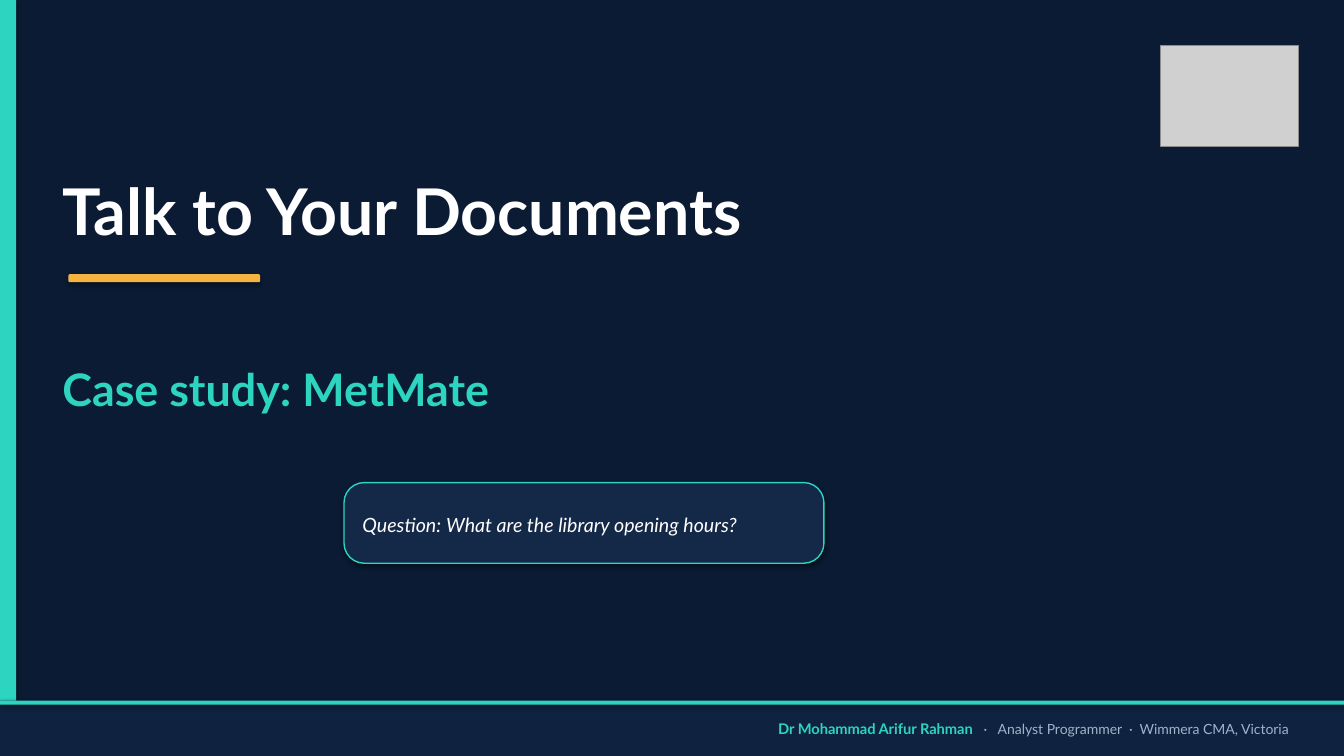
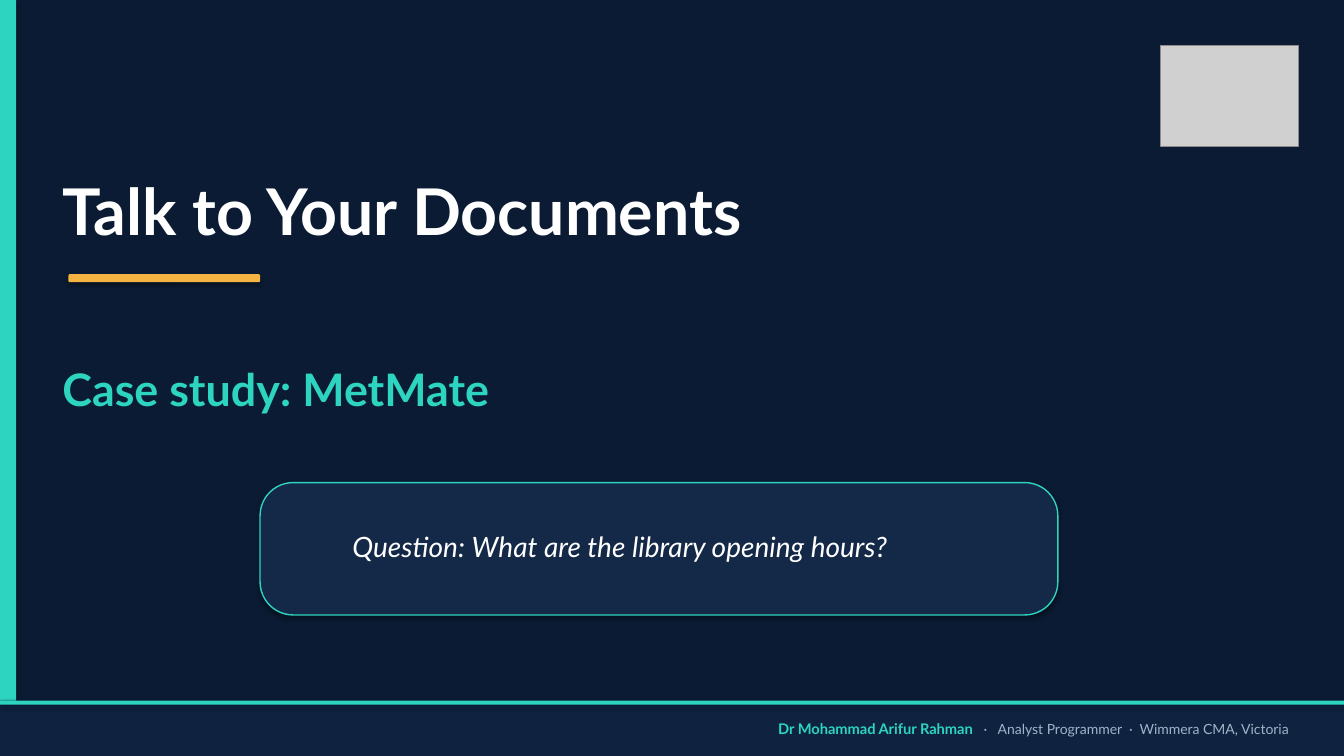
Before and after one commit to arifwcma/induction, a slide deck: slide 1 of lecture/deck.pptx. Drawn at 1344x756 pixels with LibreOffice and Linux fonts; fonts in the diff are those of the drawing; grey boxes stand for pictures. Boxes give left, top, right and bottom in pixels: in the first picture for what was removed or moved away, otherwise in the second. Text is boxed around its words. In the diff, an @@ line names an element or a change of style, - is before the commit and + after.

```diff
--- a/lecture/deck.pptx
+++ b/lecture/deck.pptx
@@ rounded rectangle: place and size @@
-rounded rectangle at [344,483,824,564]
+rounded rectangle at [260,483,1058,615]
@@ text "Question: What are the library ...": place and size @@
-text "Question: What are the library ..." at [362,517,736,536]
+text "Question: What are the library ..." at [352,536,887,562]
@@ text "Question: What are the library ..." at [352,536,887,562]: size 14 to 20 pt @@
```
Also in this commit, not shown: 14 other slides changed, 1 slide added, 1 other file.
